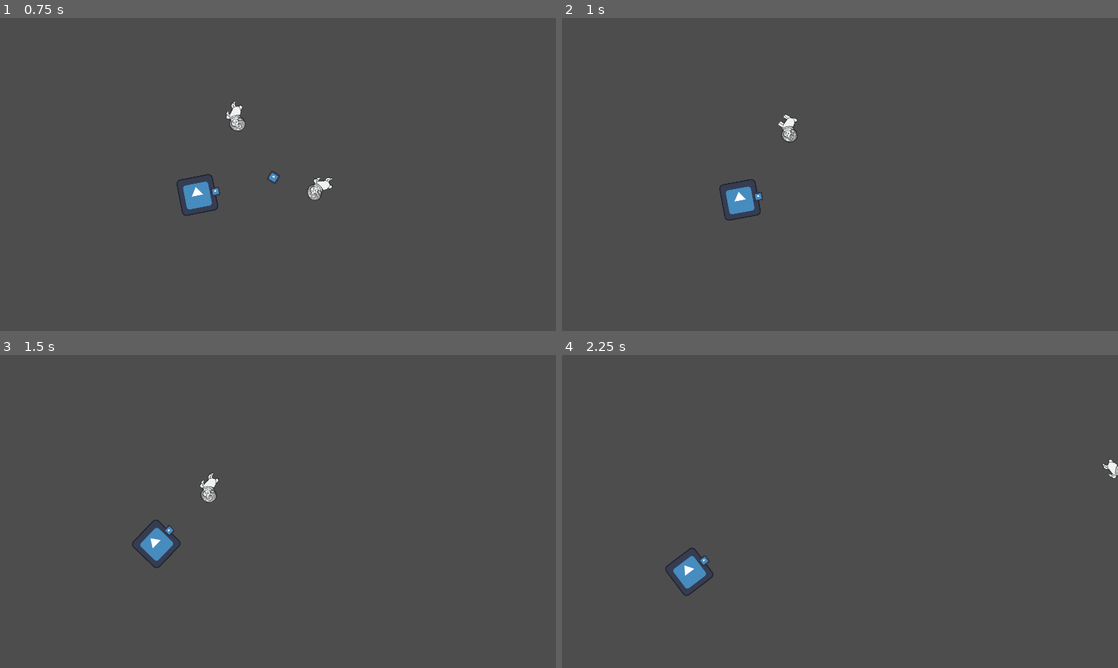
Above: before the commit, frames 1-4 (two rows, left to right).
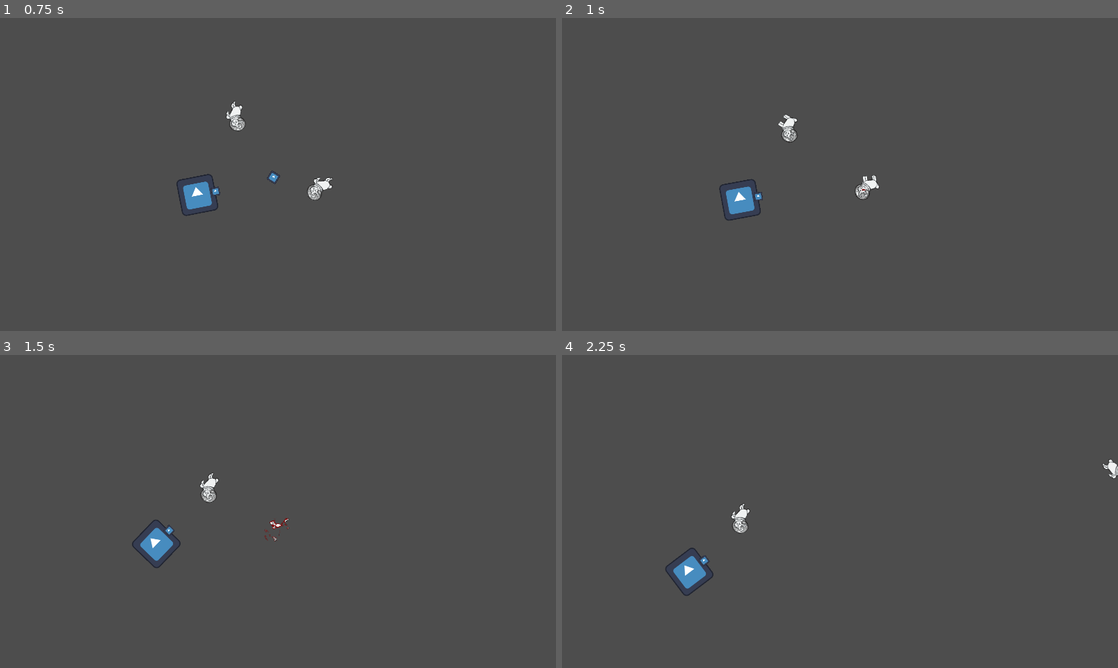
Above: after the commit, the same moments.

Repository: Voolak/Prophecy-of-the-Void
Game: Godot game, scene res://Scenes/LevelModel.tscn
Two runs of this game, one before a commit and one after it. Both use one fixed random seed, a clock stepped at 60 frames per second and the inputs below. The engine's default icon, where the game draws it, is replaced by a stand-in: a white triangle on a blue panel in a dark square.
Inputs (mouse positions are in pixels of both pictures, inside the frame that each line leads up to):
- Up to frame 1 (0.75 s): move the mouse to (400, 158) at 0.52 s; press the mouse at (400, 158) at 0.53 s; hold Right (right) from 0.53 s (still down)
- Up to frame 2 (1 s): keep holding Right (right)
- Up to frame 3 (1.5 s): move the mouse to (166, 527) at 1.27 s; release Right (right) at 1.28 s; release the mouse at (166, 527) at 1.28 s; hold Down (down) from 1.28 s (still down); click (166, 527) at 1.35 s
- Up to frame 4 (2.25 s): move the mouse to (895, 442) at 2.02 s; release Down (down) at 2.03 s; press the mouse at (895, 442) at 2.03 s; hold Right (right) from 2.03 s (still down)

Frame 1 is identical in both runs. In frame 2, 0.2% of the frame differs, in the area x 52-58%, y 50-58%; in frame 3, less than 0.1%; in frame 4, 0.2%, in the area x 30-34%, y 47-58%.

Commit message:
Animation Player Ennemies

Diff:
--- a/Scenes/Homing_Ennemies.tscn
+++ b/Scenes/Homing_Ennemies.tscn
@@ -13,6 +13,7 @@
 noise = SubResource("FastNoiseLite_k10wo")
 
 [sub_resource type="ShaderMaterial" id="ShaderMaterial_hdlfd"]
+resource_local_to_scene = true
 shader = ExtResource("2_7500c")
 shader_parameter/dissolve_value = 1.0
 shader_parameter/burn_size = 0.1
@@ -61,6 +62,104 @@
 [sub_resource type="CircleShape2D" id="CircleShape2D_u7jh8"]
 radius = 42.0
 
+[sub_resource type="Animation" id="Animation_n8md7"]
+resource_name = "death"
+tracks/0/type = "value"
+tracks/0/imported = false
+tracks/0/enabled = true
+tracks/0/path = NodePath("HurtBox/HurtBoxCollisionShape2D:disabled")
+tracks/0/interp = 1
+tracks/0/loop_wrap = true
+tracks/0/keys = {
+"times": PackedFloat32Array(0),
+"transitions": PackedFloat32Array(1),
+"update": 1,
+"values": [true]
+}
+tracks/1/type = "value"
+tracks/1/imported = false
+tracks/1/enabled = true
+tracks/1/path = NodePath("HitBox/HitBoxCollisionShape2D:disabled")
+tracks/1/interp = 1
+tracks/1/loop_wrap = true
+tracks/1/keys = {
+"times": PackedFloat32Array(0),
+"transitions": PackedFloat32Array(1),
+"update": 1,
+"values": [true]
+}
+tracks/2/type = "method"
+tracks/2/imported = false
+tracks/2/enabled = true
+tracks/2/path = NodePath(".")
+tracks/2/interp = 1
+tracks/2/loop_wrap = true
+tracks/2/keys = {
+"times": PackedFloat32Array(1),
+"transitions": PackedFloat32Array(1),
+"values": [{
+"args": [],
+"method": &"queue_free"
+}]
+}
+tracks/3/type = "value"
+tracks/3/imported = false
+tracks/3/enabled = true
+tracks/3/path = NodePath("AnimatedSprite2D:material:shader_parameter/dissolve_value")
+tracks/3/interp = 1
+tracks/3/loop_wrap = true
+tracks/3/keys = {
+"times": PackedFloat32Array(0, 0.9),
+"transitions": PackedFloat32Array(1, 1),
+"update": 0,
+"values": [1.0, 0.0]
+}
+
+[sub_resource type="Animation" id="Animation_d24kd"]
+length = 0.001
+tracks/0/type = "value"
+tracks/0/imported = false
+tracks/0/enabled = true
+tracks/0/path = NodePath("HurtBox/HurtBoxCollisionShape2D:disabled")
+tracks/0/interp = 1
+tracks/0/loop_wrap = true
+tracks/0/keys = {
+"times": PackedFloat32Array(0),
+"transitions": PackedFloat32Array(1),
+"update": 1,
+"values": [false]
+}
+tracks/1/type = "value"
+tracks/1/imported = false
+tracks/1/enabled = true
+tracks/1/path = NodePath("HitBox/HitBoxCollisionShape2D:disabled")
+tracks/1/interp = 1
+tracks/1/loop_wrap = true
+tracks/1/keys = {
+"times": PackedFloat32Array(0),
+"transitions": PackedFloat32Array(1),
+"update": 1,
+"values": [false]
+}
+tracks/2/type = "value"
+tracks/2/imported = false
+tracks/2/enabled = true
+tracks/2/path = NodePath("AnimatedSprite2D:material:shader_parameter/dissolve_value")
+tracks/2/interp = 1
+tracks/2/loop_wrap = true
+tracks/2/keys = {
+"times": PackedFloat32Array(0),
+"transitions": PackedFloat32Array(1),
+"update": 0,
+"values": [1.0]
+}
+
+[sub_resource type="AnimationLibrary" id="AnimationLibrary_lo7og"]
+_data = {
+"RESET": SubResource("Animation_d24kd"),
+"death": SubResource("Animation_n8md7")
+}
+
 [node name="HomingEnemy" type="Node2D"]
 script = ExtResource("1_q4556")
 
@@ -73,7 +172,7 @@
 position = Vector2(0.5, 0)
 collision_layer = 4
 
-[node name="CollisionShape2D" type="CollisionShape2D" parent="HurtBox"]
+[node name="HurtBoxCollisionShape2D" type="CollisionShape2D" parent="HurtBox"]
 position = Vector2(2.5, 4)
 shape = SubResource("RectangleShape2D_x8ogp")
 
@@ -81,9 +180,14 @@
 collision_layer = 0
 collision_mask = 2
 
-[node name="CollisionShape2D" type="CollisionShape2D" parent="HitBox"]
+[node name="HitBoxCollisionShape2D" type="CollisionShape2D" parent="HitBox"]
 position = Vector2(3, 5)
 shape = SubResource("CircleShape2D_u7jh8")
 debug_color = Color(0.997488, 0, 0.164827, 0.42)
 
+[node name="AnimationPlayer" type="AnimationPlayer" parent="."]
+libraries = {
+"": SubResource("AnimationLibrary_lo7og")
+}
+
 [connection signal="area_entered" from="HitBox" to="." method="_on_hit_box_area_entered"]
--- a/Scripts/HomingEnnemy.gd
+++ b/Scripts/HomingEnnemy.gd
@@ -1,4 +1,3 @@
-class_name HomingEnemy
 extends Node2D
 
 @export var speed = 200
@@ -9,6 +8,7 @@
 @onready var player = %Player
 
 @onready var screensize = get_viewport_rect().size
+@onready var animation_player = $AnimationPlayer
 
 func seek():
 	var steer = Vector2.ZERO
@@ -32,5 +32,5 @@
 func _on_hit_box_area_entered(area):
 	hp -= 1
 	if hp <= 0:
-		queue_free()
+		$".".animation_player.play("death")
 	area.queue_free()	#delete bullet
Not shown: 1 places in Scenes/Homing_Ennemies.tscn that only renumber resources
